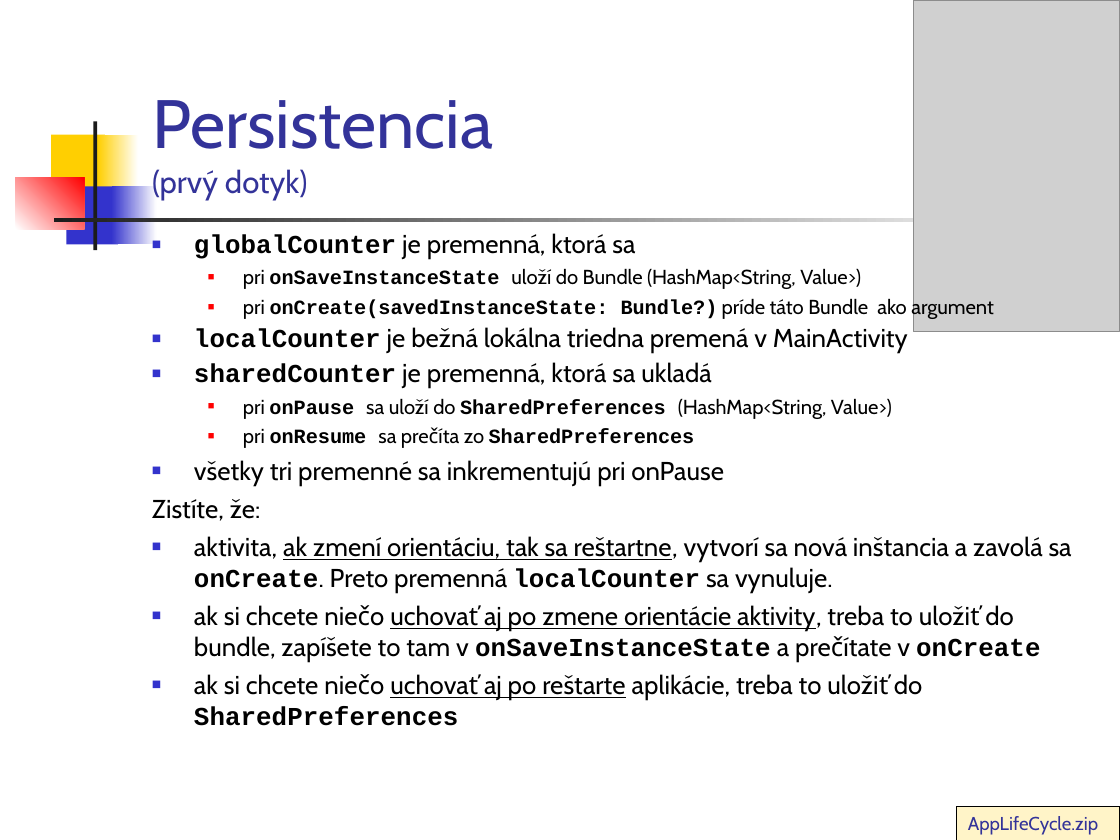
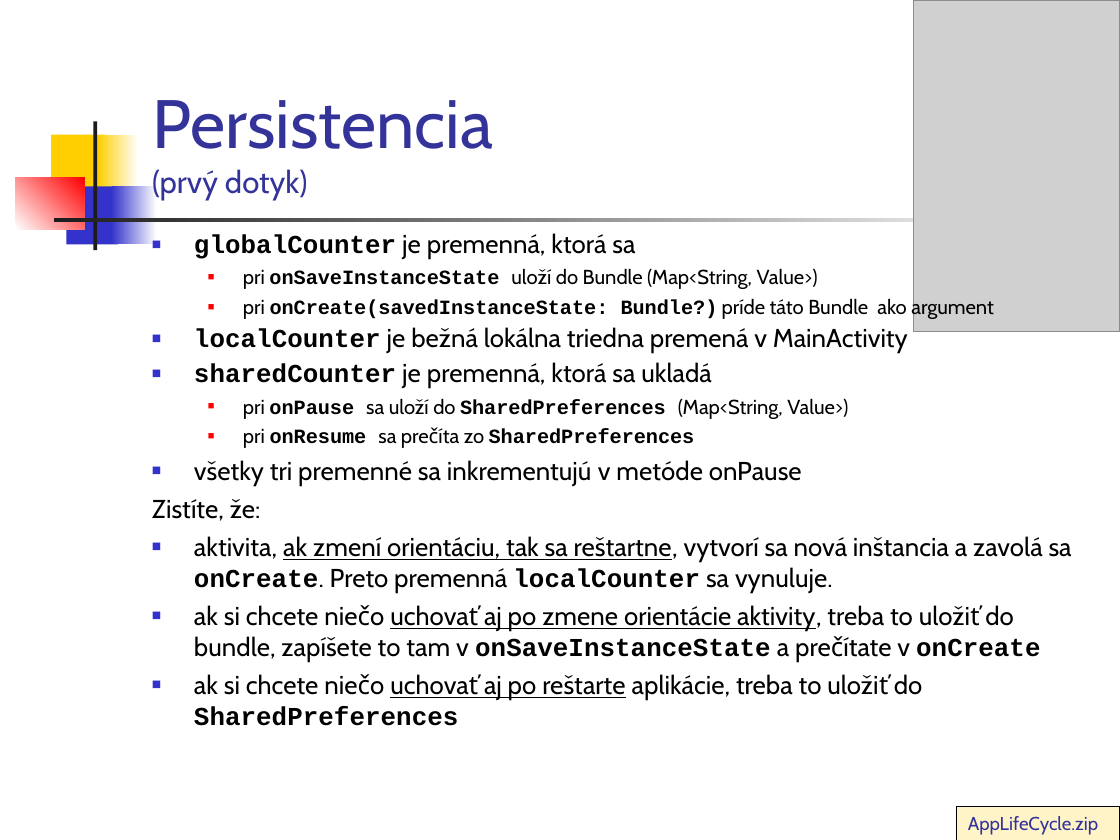
Before and after one commit to vmandro/Prednasky, a slide deck: slide 21 of 03/03_Android.ppt (slide 18 before the commit). Drawn at 1120x840 pixels with LibreOffice and Linux fonts; fonts in the diff are those of the drawing; grey boxes stand for pictures. Boxes give left, top, right and bottom in pixels: in the first picture for what was removed or moved away, otherwise in the second. Text is boxed around its words. In the diff, an @@ line names an element or a change of style, - is before the commit and + after.

```diff
--- a/03/03_Android.ppt
+++ b/03/03_Android.ppt
@@ text at bbox=[243, 268, 818, 289]: text changed @@
-  ■ pri onSaveInstanceState uloží do Bundle (HashMap<String, Value>)
+  ■ pri onSaveInstanceState uloží do Bundle (Map<String, Value>)
@@ text at bbox=[243, 398, 848, 419]: text changed @@
-  ■ pri onPause sa uloží do SharedPreferences (HashMap<String, Value>)
+  ■ pri onPause sa uloží do SharedPreferences (Map<String, Value>)
@@ text at bbox=[194, 460, 802, 486]: text changed @@
-■ všetky tri premenné sa inkrementujú pri onPause
+■ všetky tri premenné sa inkrementujú v metóde onPause
```
Also in this commit, not shown: 15 other slides changed, 4 slides added, 1 other file.
